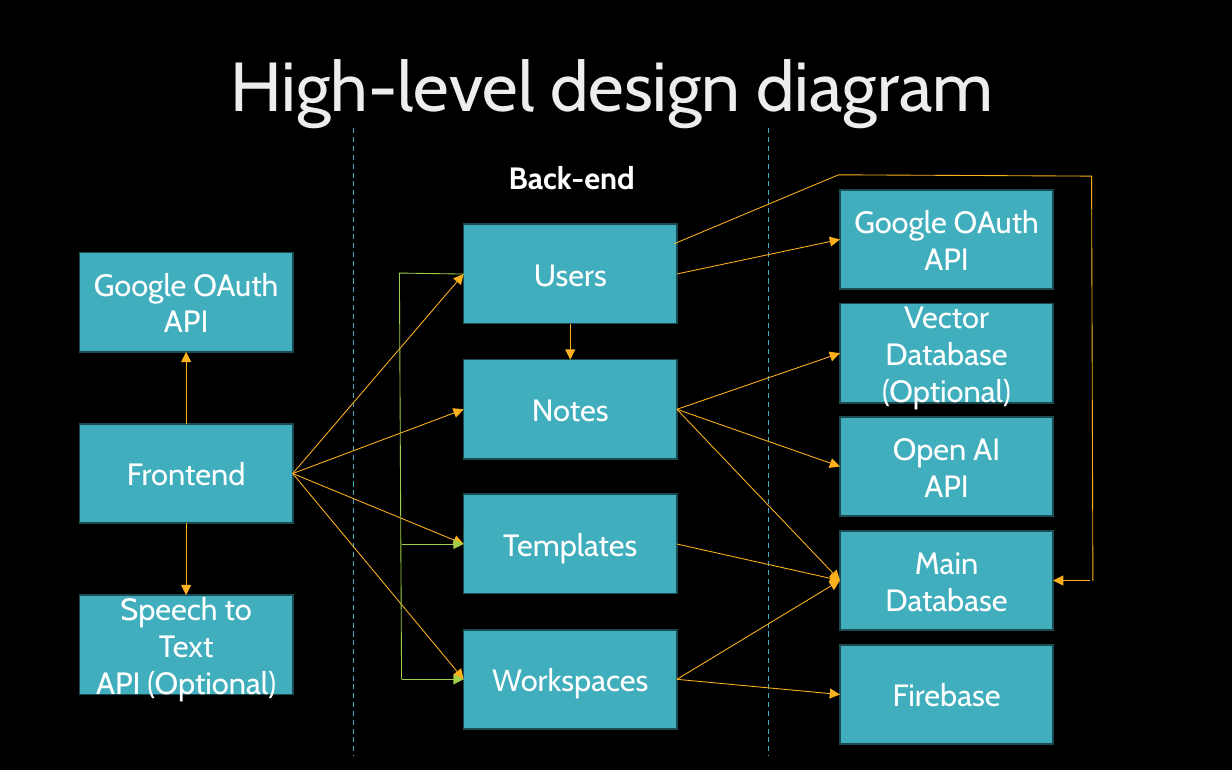
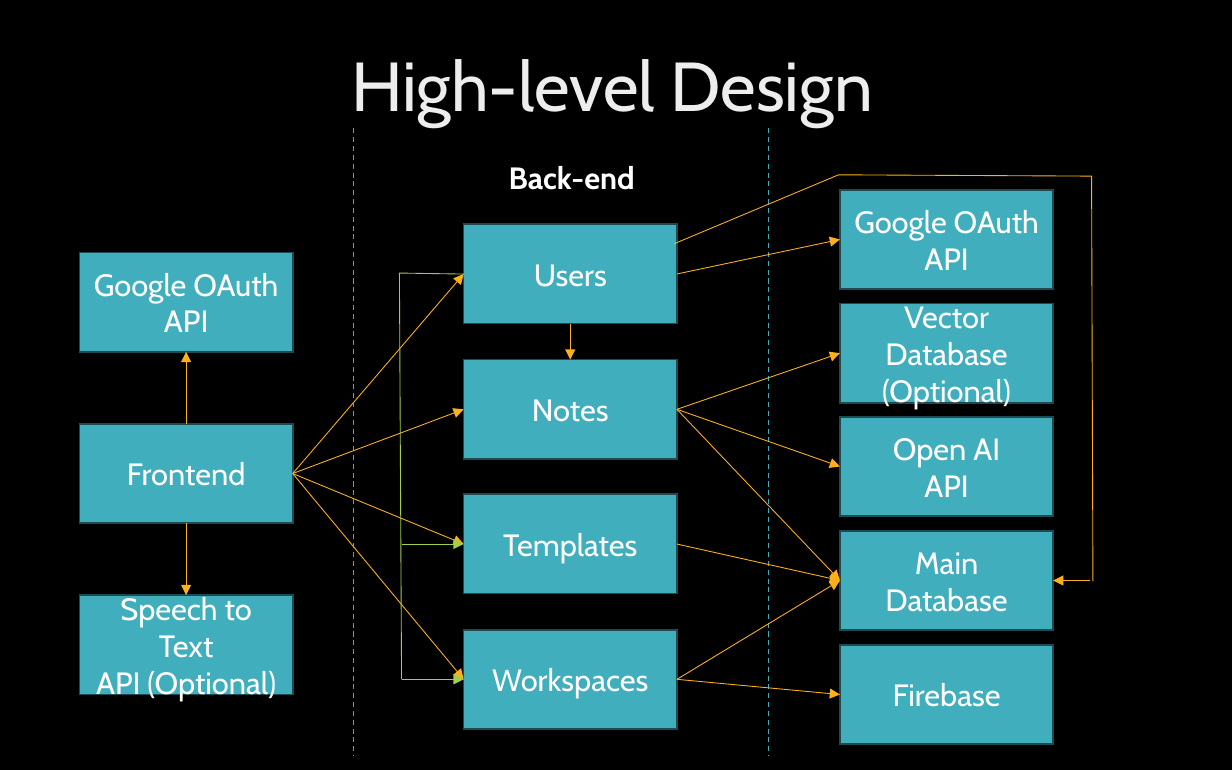
Before and after one commit to MinPoe/frontend-thingspace.ts, a slide deck: slide 5 of ThingSpaceTsM2.pptx. Drawn at 1232x770 pixels with LibreOffice and Linux fonts; fonts in the diff are those of the drawing; background and template pictures are left out. Boxes give left, top, right and bottom in pixels: in the first picture for what was removed or moved away, otherwise in the second. Text is boxed around its words. In the diff, an @@ line names an element or a change of style, - is before the commit and + after.

Commit message:
Slightly changed slide's titles to comply with requirement

```diff
--- a/ThingSpaceTsM2.pptx
+++ b/ThingSpaceTsM2.pptx
@@ title at [351, 59, 873, 126]: text changed @@
-High-level design diagram
+High-level Design
```
Also in this commit, not shown: 3 other slides changed.
